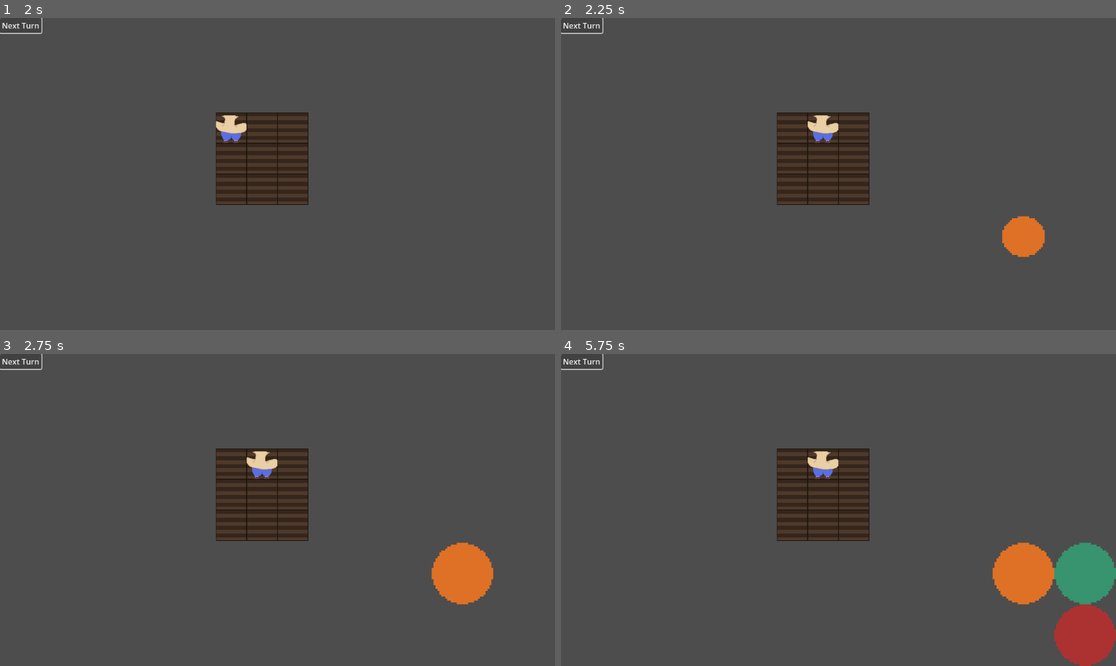
Above: before the commit, frames 1-4 (two rows, left to right).
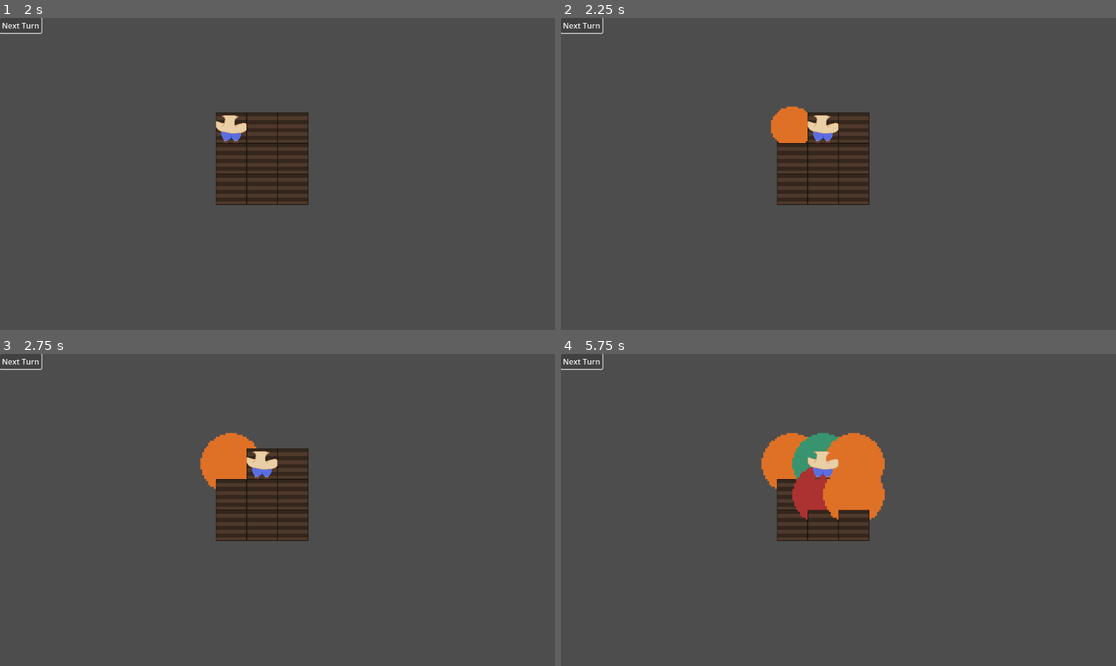
Above: after the commit, the same moments.

Repository: ZaneShan/CMPM-121-F
Game: Godot game, scene res://Main.tscn
Same seed, same stepped clock (60 frames per second), same inputs: the game is played once before the commit and once after it.
Inputs:
- Up to frame 1 (2 s): click "Next Turn" at 0.5 s; click "Next Turn" at 1.25 s
- Up to frame 2 (2.25 s): tap Enter (ui_accept) at 2 s; hold Right (ui_right) from 2.03 s (still down); hold 1 (plant1) from 2.03 s (still down)
- Up to frame 3 (2.75 s): keep holding Right (ui_right); keep holding 1 (plant1); tap Enter (ui_accept) at 2.27, 2.57 s; tap 2 (plant2) at 2.3 s
- Up to frame 4 (5.75 s): tap Enter (ui_accept) at 2.75, 3.02, 3.32, 3.8, 4.25, 4.35, 4.52, 4.82, 5, 5.27, 5.57 s; release Right (ui_right) at 2.78 s; release 1 (plant1) at 2.78 s; hold Down (ui_down) 2.78-3.53 s; tap 2 (plant2) at 2.85, 5.3 s; tap 3 (plant3) at 3.05 s; hold Right (ui_right) 3.53-4.28 s; hold 3 (plant3) 3.53-4.28 s; hold Up (ui_up) 4.28-5.03 s; tap 1 (plant1) at 4.55 s; hold Left (ui_left) from 5.03 s (still down); hold E (harvest) from 5.03 s (still down)

Frame 1 is identical in both runs. In frame 2, 1.5% of the frame differs, in the area x 37-88%, y 28-77%; in frame 3, 2.9%; in frame 4, 9.5%, in the area x 36-100%, y 25-100%.

Commit message:
Fixed plant placement not aligning with plot

Diff:
--- a/Player.gd
+++ b/Player.gd
@@ -77,7 +77,7 @@
 		current_plot.set_plant(plant)
 		current_plot.add_child(plant)
 		print("current plot plant: ", current_plot.plant)
-		plant.position = current_plot.position
+		plant.global_position = current_plot.position
 
 func harvest_plant_on_current_plot():
 	if current_plot:
--- a/plants/Plant.tscn
+++ b/plants/Plant.tscn
@@ -5,7 +5,7 @@
 [ext_resource type="Texture2D" uid="uid://csuxl5efh7a3v" path="res://Sprites/Carrot2-Alpha-Testing.svg" id="3_01kbr"]
 [ext_resource type="Texture2D" uid="uid://cy3tg77w3trkj" path="res://Sprites/Carrot3-Alpha-Testing.svg" id="4_1de5l"]
 
-[node name="Plant" type="Node2D"]
+[node name="Plant" type="Area2D"]
 script = ExtResource("1_738ou")
 
 [node name="plant_stage_1" type="Sprite2D" parent="."]
@@ -18,3 +18,5 @@
 [node name="plant_stage_3" type="Sprite2D" parent="."]
 visible = false
 texture = ExtResource("4_1de5l")
+
+[node name="CollisionShape2D" type="CollisionShape2D" parent="."]
